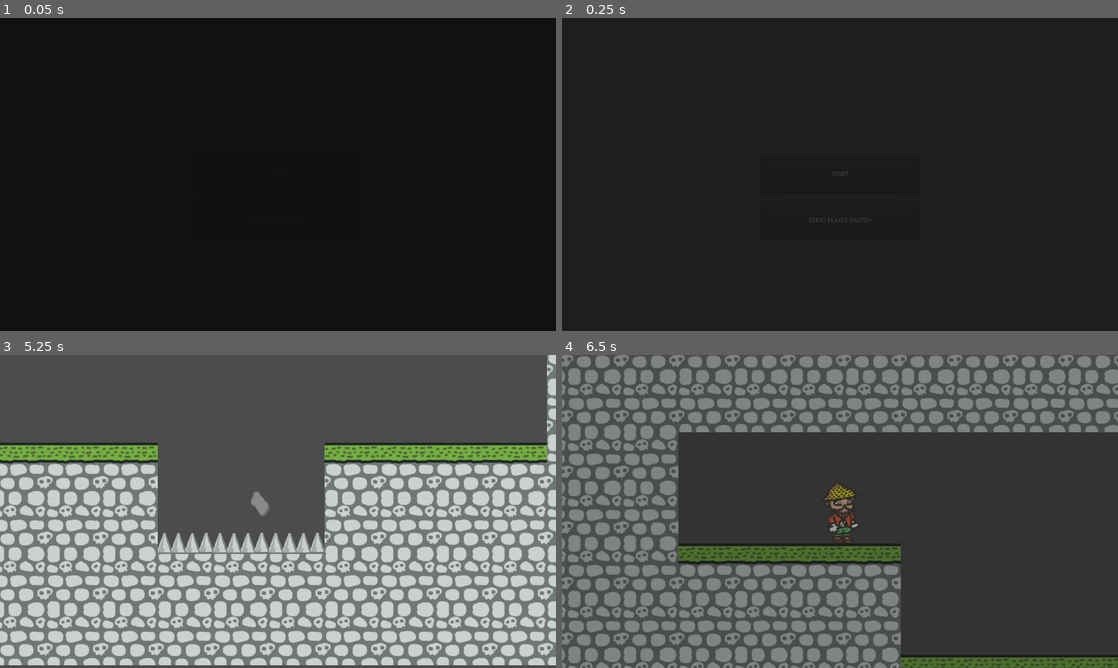
Above: before the commit, frames 1-4 (two rows, left to right).
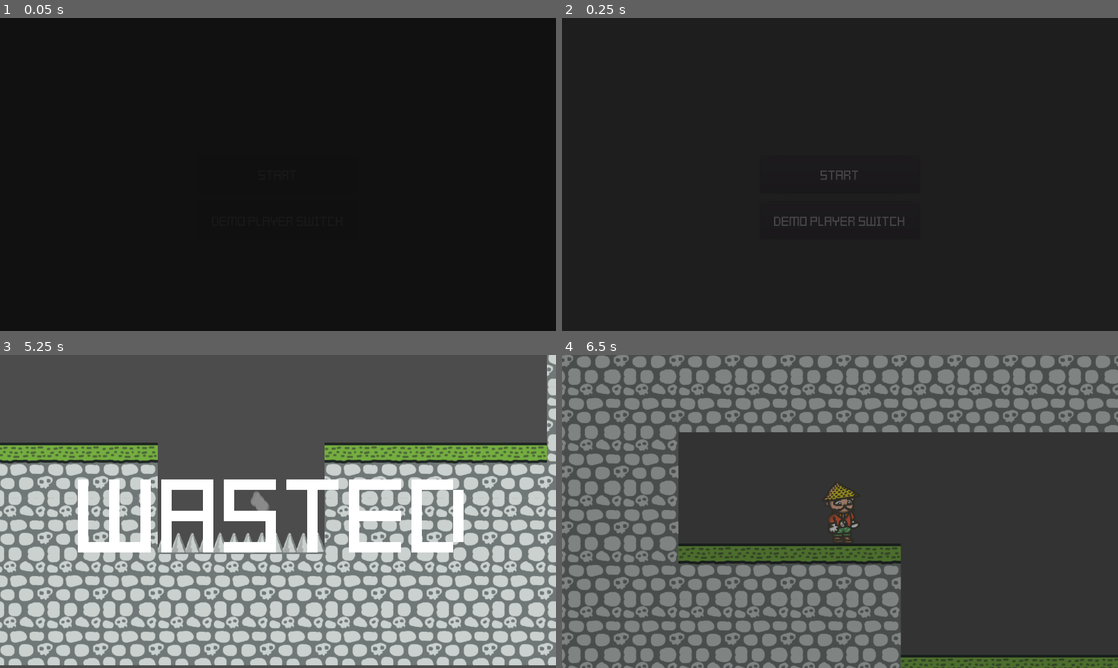
Above: after the commit, the same moments.

Repository: jickingx/JekAndModernongMonghe
Game: Godot game, scene res://src/Screens/Start.tscn
The game is run twice, just before and just after one commit, with the same random seed, the same clock (stepped at 60 frames per second) and the same inputs.
Inputs:
- Up to frame 1 (0.05 s): no input
- Up to frame 2 (0.25 s): no input
- Up to frame 3 (5.25 s): click "START" at 0.5 s; tap Enter (ui_accept) at 1.25, 1.52, 2.27, 3.77, 4.52 s; hold Right (ui_right) 1.28-2.78 s; hold Left (ui_left) 2.78-3.53 s; hold Right (ui_right) 3.53-5.03 s; hold Left (ui_left) from 5.03 s (still down)
- Up to frame 4 (6.5 s): tap Enter (ui_accept) at 5.27 s; release Left (ui_left) at 5.78 s; hold Right (ui_right) from 5.78 s (still down)

The runs differ from the first frame. In frame 2, 0.3% of the frame differs, in the area x 38-62%, y 48-67%; in frame 3, 7.0%, in the area x 14-84%, y 39-64%; in frame 4, nothing differs.

Commit message:
added fonts and death message

Diff:
--- /dev/null
+++ b/assets/Fonts/score.tres
@@ -0,0 +1,8 @@
+[gd_resource type="DynamicFont" load_steps=2 format=2]
+
+[sub_resource type="DynamicFontData" id=1]
+font_path = "res://assets/fonts/kenpixel_square.ttf"
+
+[resource]
+size = 24
+font_data = SubResource( 1 )
--- a/src/Actors/Player.gd
+++ b/src/Actors/Player.gd
@@ -1,4 +1,6 @@
 extends Actor
+
+const UIDeathMessage = preload("res://src/UI/DeathMessage.tscn")
 
 #base 128 block size, val/8
 const ACCELERATION: = 64
@@ -55,6 +57,10 @@
 		ex.position = self.position
 		Global.current_scene.add_child(ex)
 		ex.emitting = true
+
+		var dm = UIDeathMessage.instance()
+		Global.current_scene.add_child(dm)
+
 		$Camera2D.shake()
 		disable()
 		$Sounds/Dead.play()
--- a/src/Actors/PlayerJekengkoy.tscn
+++ b/src/Actors/PlayerJekengkoy.tscn
@@ -14,14 +14,14 @@
 "name": "idle",
 "speed": 5.0
 }, {
+"frames": [ ExtResource( 1 ), ExtResource( 8 ) ],
+"loop": true,
+"name": "walk",
+"speed": 5.0
+}, {
 "frames": [ ExtResource( 8 ) ],
 "loop": true,
 "name": "jump",
-"speed": 5.0
-}, {
-"frames": [ ExtResource( 1 ), ExtResource( 8 ) ],
-"loop": true,
-"name": "walk",
 "speed": 5.0
 } ]
 
@@ -41,6 +41,7 @@
 [node name="AnimatedSprite" type="AnimatedSprite" parent="."]
 frames = SubResource( 1 )
 animation = "walk"
+frame = 1
 playing = true
 
 [node name="CollisionShape2D" type="CollisionShape2D" parent="."]
--- a/src/Levels/DemoLevel00.tscn
+++ b/src/Levels/DemoLevel00.tscn
@@ -1,8 +1,9 @@
-[gd_scene load_steps=8 format=2]
+[gd_scene load_steps=9 format=2]
 
 [ext_resource path="res://assets/Tiles/Tileset01.tres" type="TileSet" id=1]
 [ext_resource path="res://src/Actors/PlayerModernongMonghe.tscn" type="PackedScene" id=2]
 [ext_resource path="res://assets/Tiles/spikes1.png" type="Texture" id=3]
+[ext_resource path="res://assets/Fonts/score.tres" type="DynamicFont" id=4]
 [ext_resource path="res://src/Actors/PlayerJekengkoy.tscn" type="PackedScene" id=5]
 [ext_resource path="res://src/Levels/SwitchPlayerControl.gd" type="Script" id=6]
 
@@ -59,11 +60,13 @@
 position = Vector2( 2048, 544 )
 
 [node name="Label" type="Label" parent="."]
-margin_left = 696.0
-margin_top = 536.0
-margin_right = 856.0
-margin_bottom = 550.0
+margin_left = 592.0
+margin_top = 553.0
+margin_right = 940.0
+margin_bottom = 589.0
+custom_fonts/font = ExtResource( 4 )
 text = "PRESS SPACE TO SWITCH "
+align = 1
 __meta__ = {
 "_edit_use_anchors_": false
 }
--- a/src/Screens/Start.tscn
+++ b/src/Screens/Start.tscn
@@ -1,6 +1,7 @@
-[gd_scene load_steps=2 format=2]
+[gd_scene load_steps=3 format=2]
 
 [ext_resource path="res://src/Screens/ButtonSwitchScene.gd" type="Script" id=1]
+[ext_resource path="res://assets/Fonts/score.tres" type="DynamicFont" id=2]
 
 [node name="Node2D" type="Node2D"]
 
@@ -15,6 +16,7 @@
 margin_top = -42.0
 margin_right = 183.0
 margin_bottom = 42.0
+custom_fonts/font = ExtResource( 2 )
 text = "START"
 script = ExtResource( 1 )
 __meta__ = {
@@ -31,6 +33,7 @@
 margin_top = 64.0
 margin_right = 183.0
 margin_bottom = 148.0
+custom_fonts/font = ExtResource( 2 )
 text = "DEMO PLAYER SWITCH"
 script = ExtResource( 1 )
 __meta__ = {
--- /dev/null
+++ b/src/UI/DeathMessage.tscn
@@ -0,0 +1,22 @@
+[gd_scene load_steps=2 format=2]
+
+[ext_resource path="res://assets/Fonts/score.tres" type="DynamicFont" id=1]
+
+[node name="CanvasLayer" type="CanvasLayer"]
+
+[node name="Label" type="Label" parent="."]
+anchor_left = 0.5
+anchor_top = 0.5
+anchor_right = 0.5
+anchor_bottom = 0.5
+margin_left = -461.0
+margin_top = -146.0
+margin_right = -347.0
+margin_bottom = -110.0
+rect_scale = Vector2( 8, 8 )
+custom_fonts/font = ExtResource( 1 )
+text = "WASTED"
+align = 1
+__meta__ = {
+"_edit_use_anchors_": false
+}
Binary file added: assets/Fonts/kenpixel_blocks.ttf
Binary file added: assets/Fonts/kenpixel_square.ttf
